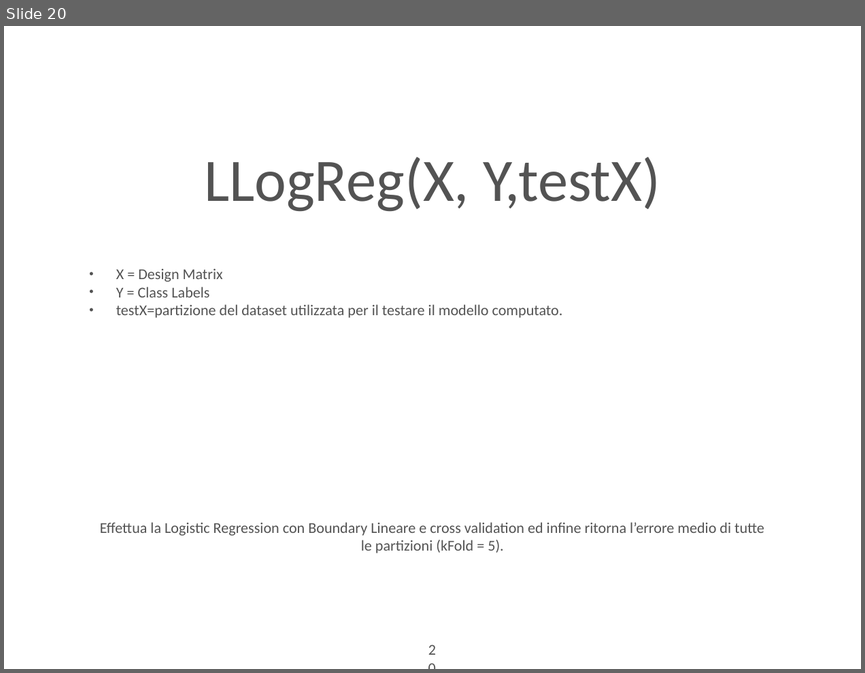
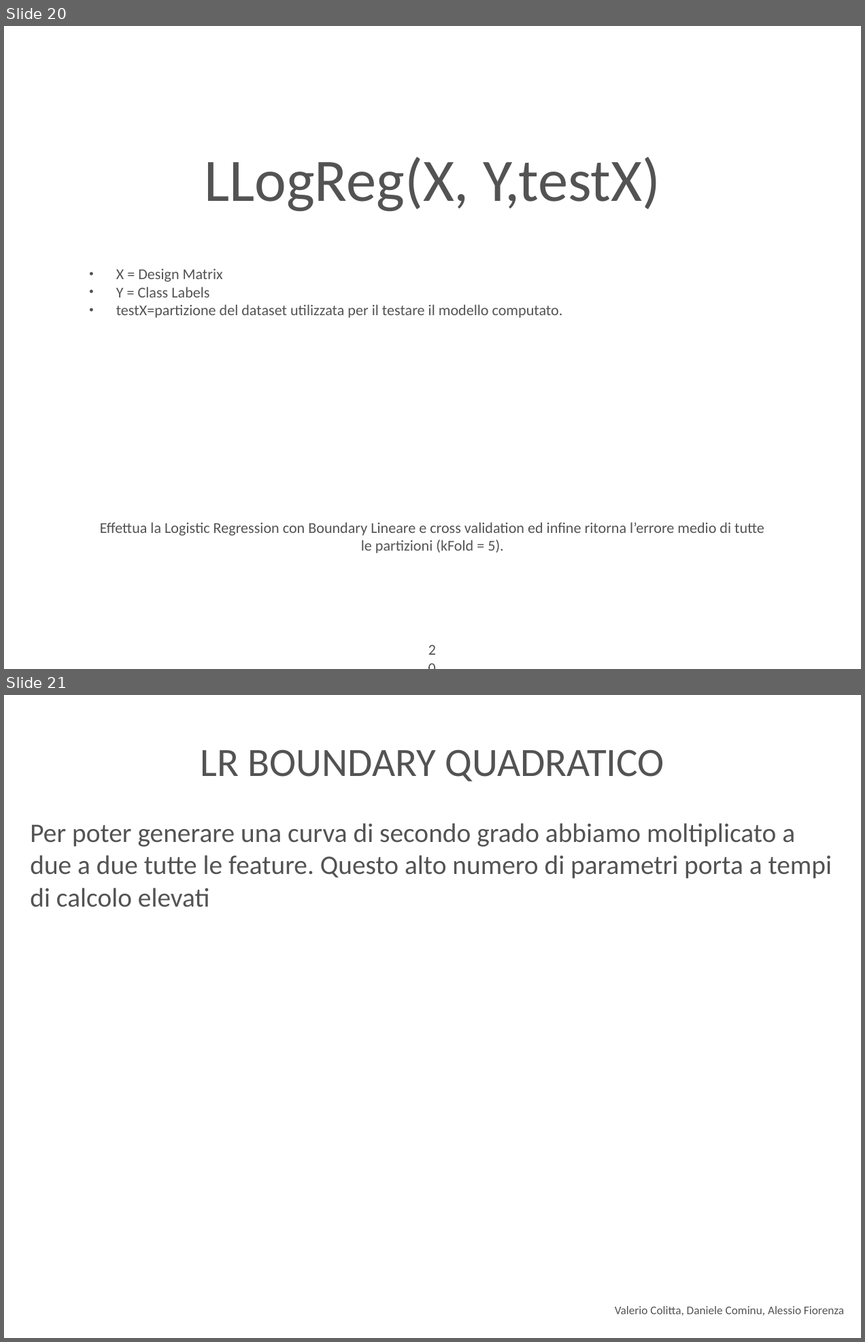
Before and after one commit to danielecominu/CreditApproval, a slide deck: Slide.odp. Shown one above the other, each under a label of ours: slide 20 before the commit, slides 20 and 21 after it. The pictures are 865x673 and 865x1342 pixels, drawn with LibreOffice and Linux fonts; fonts in the diff are those of the drawing. Boxes give left, top, right and bottom in pixels: in the first picture for what was removed or moved away, otherwise in the second. Text is boxed around its words. In the diff, an @@ line names an element or a change of style, - is before the commit and + after.

```diff
--- a/Slide.odp
+++ b/Slide.odp
@@ slide 21 added at box(4, 695, 861, 1338), background #FFFFFF @@
@@ title added at box(201, 749, 664, 781), 48 pt, text #535353 @@
+LR BOUNDARY QUADRATICO
@@ subtitle added at box(30, 823, 832, 907), 32 pt, text #535353 @@
+Per poter generare una curva di secondo grado abbiamo moltiplicato a due a due tutte le feature. Questo alto numero di parametri porta a tempi di calcolo elevati
@@ text added at box(615, 1306, 844, 1315), 14 pt, text #535353 @@
+Valerio Colitta, Daniele Cominu, Alessio Fiorenza
```
Also in this commit, not shown: 1 slide changed, 3 other slides added, 1 other file.
